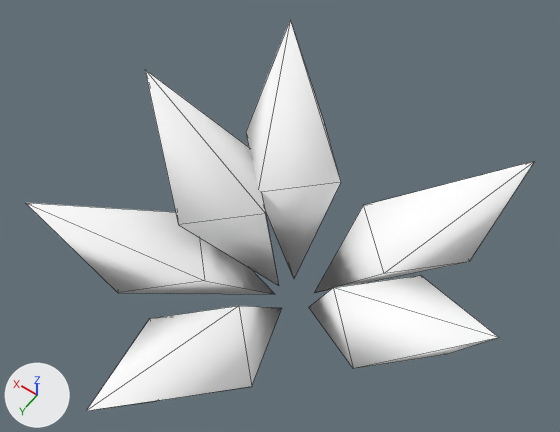
Before and after pictures for a commit that changed the glTF model examples/v1-game/assets/exit/exit-scrub.gltf.
Before and after are seen from a 50 mm camera at (-0.947, 1.429, 2.698) aimed at (0.057, 0.024, 0.49). Lighting does not change. The marker at lower left points along +X, +Y and +Z. The picture after the commit comes second. Mesh edges are drawn as thin lines.

Objects in the first picture: 'exit-scrub'.
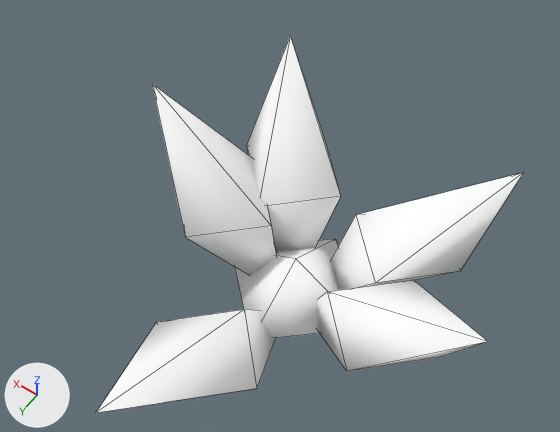
Diff of the bpy script that builds the scene:
```diff
--- a/examples/v1-game/assets/exit/exit-scrub.gltf.py
+++ b/examples/v1-game/assets/exit/exit-scrub.gltf.py
@@ me_exit_scrub @@
 # used by ob_exit_scrub; location = (0.0, 0.0, 0.0)
-me_exit_scrub.from_pydata(...)  # 36 vertices, 48 faces; spans x -0.82..0.83, y -0.56..0.98, z -0.02..0.86
-me_exit_scrub.vertices[30].co = (0.83, 0.53, 0.52)  # pixel (25, 202)
-me_exit_scrub.vertices[31].co = (0.68, 0.28, 0.25)
-me_exit_scrub.vertices[32].co = (0.45, 0.05, 0.25)
-me_exit_scrub.vertices[33].co = (0.22, 0.28, 0.25)  # pixel (204, 280)
-me_exit_scrub.vertices[34].co = (0.45, 0.51, 0.25)  # pixel (117, 292)
-me_exit_scrub.vertices[35].co = (0.07, 0.04, -0.02)  # pixel (275, 294)
+me_exit_scrub.from_pydata(...)  # 36 vertices, 48 faces; spans x -0.79..0.63, y -0.54..0.95, z -0.16..0.8
+# me_exit_scrub part 1: the loose piece of 6 vertices spanning x 0.08..0.66, y -0.23..0.23, z -0.02..0.86 is moved by (-0.03, 0.0, -0.06)
+# me_exit_scrub part 2: the loose piece of 6 vertices spanning x -0.61..-0.06, y -0.56..-0.05, z -0.02..0.69 is moved by (0.02, 0.02, -0.06)
+# me_exit_scrub part 3: the loose piece of 6 vertices spanning x -0.18..0.28, y 0.08..0.98, z -0.02..0.52 is moved by (0.0, -0.02, -0.06)
+# me_exit_scrub part 4: the loose piece of 6 vertices spanning x 0.0..0.46, y -0.52..-0.06, z -0.02..0.86 is moved by (-0.02, 0.02, -0.06)
+# me_exit_scrub part 5: the loose piece of 6 vertices spanning x -0.82..-0.08, y -0.15..0.31, z -0.02..0.69 is moved by (0.02, 0.0, -0.06)
+# me_exit_scrub part 6
+me_exit_scrub.vertices[30].co = (0.0, 0.0, 0.24)  # pixel (295, 258)
+me_exit_scrub.vertices[31].co = (0.33, 0.0, 0.04)
+me_exit_scrub.vertices[32].co = (0.0, -0.3, 0.04)  # pixel (335, 238)
+me_exit_scrub.vertices[33].co = (-0.33, 0.0, 0.04)
+me_exit_scrub.vertices[34].co = (0.0, 0.3, 0.04)
+me_exit_scrub.vertices[35].co = (0.0, 0.0, -0.16)
 me_exit_scrub.materials.append(mat_exit_scrub)
```

What differs and where, as boxes [x1, y1, x2, y2] in the pictures (560 x 432 px; the box of a moved part takes in the faces that stretch with it):
'exit-scrub', reshaped (16% narrower): before [26, 21, 534, 411]; after [96, 36, 523, 413]
part 1 of me_exit_scrub, moved or reshaped: before [145, 70, 279, 286]; after [152, 84, 276, 276]
part 2 of me_exit_scrub, moved or reshaped: before [314, 161, 534, 293]; after [330, 173, 523, 290]
part 3 of me_exit_scrub, moved or reshaped: before [86, 306, 282, 411]; after [96, 309, 276, 413]
part 4 of me_exit_scrub, moved or reshaped: before [246, 21, 341, 278]; after [246, 36, 341, 252]
part 5 of me_exit_scrub, moved or reshaped: before [309, 275, 499, 369]; after [317, 280, 488, 371]
part 6 of me_exit_scrub, moved or reshaped: before [26, 203, 274, 294]; after [235, 239, 339, 338]
